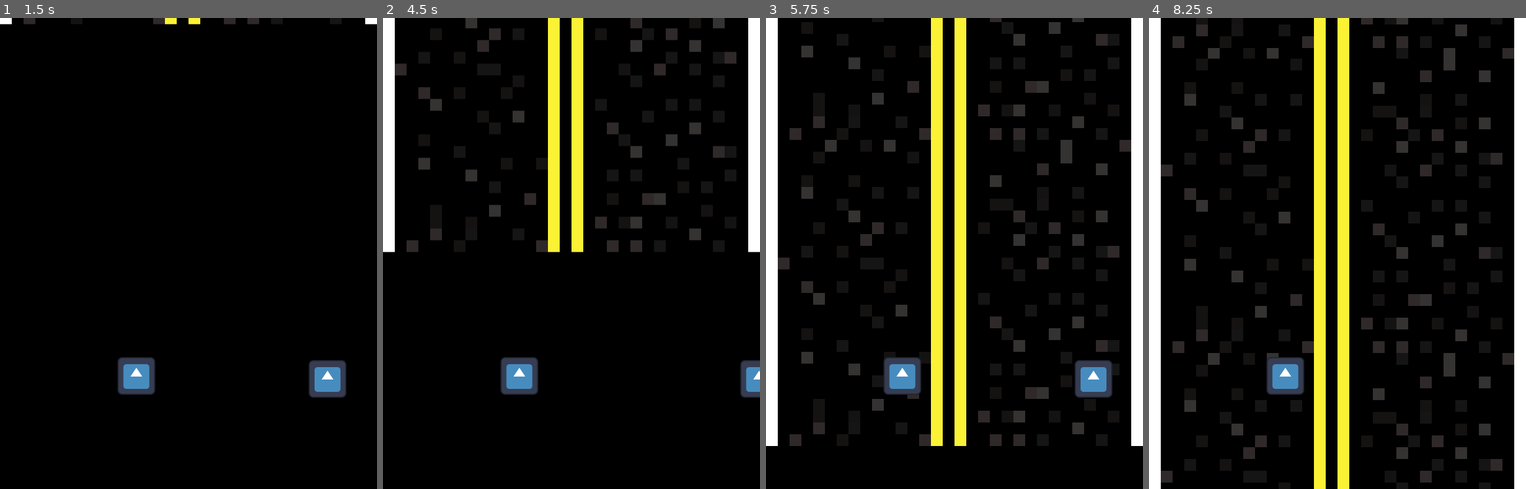
Above: before the commit, frames 1-4 (left to right).
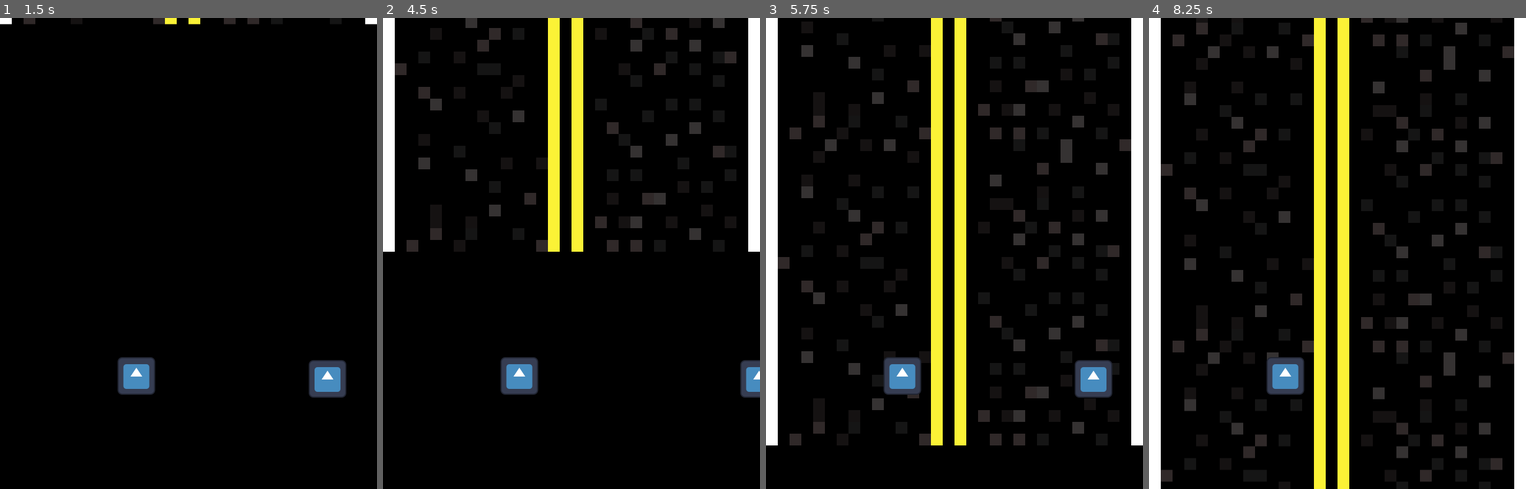
Above: after the commit, the same moments.

Repository: MathiasBenoni/urban-engine
Game: Godot game, scene res://scenes/main.tscn
Same seed, same stepped clock (60 frames per second), same inputs: the game is played once before the commit and once after it. The engine's default icon, where the game draws it, is replaced by a stand-in: a white triangle on a blue panel in a dark square.
Inputs:
- Up to frame 1 (1.5 s): tap Enter at 0.5 s; hold D (right) 0.53-1.28 s; hold Space (brake) from 1.28 s (still down)
- Up to frame 2 (4.5 s): release Space (brake) at 2.03 s; hold D (right) 2.03-3.53 s; hold A (left) from 3.53 s (still down)
- Up to frame 3 (5.75 s): release A (left) at 5.03 s; hold Space (brake) from 5.03 s (still down)
- Up to frame 4 (8.25 s): release Space (brake) at 5.78 s; hold D (right) 5.78-8.03 s; hold Space (brake) from 8.03 s (still down)

Frame 1 is identical in both runs. In frame 2, 0.1% of the frame differs, in the area x 0-100%, y 2-50%; in frame 3, 0.5%; in frame 4, 0.7%, in the area x 3-97%, y 1-99%.

Commit message:
New max_speed

Diff:
--- a/scripts/main.gd
+++ b/scripts/main.gd
@@ -1,7 +1,7 @@
 extends Node2D
 var brake = false
 var accel := 250.0
-var max_speed := 30000.0
+var max_speed := 10000.0
 var brake_force := 1000.0
 @onready var screen_size = get_viewport().get_visible_rect().size
 var road_list = []
